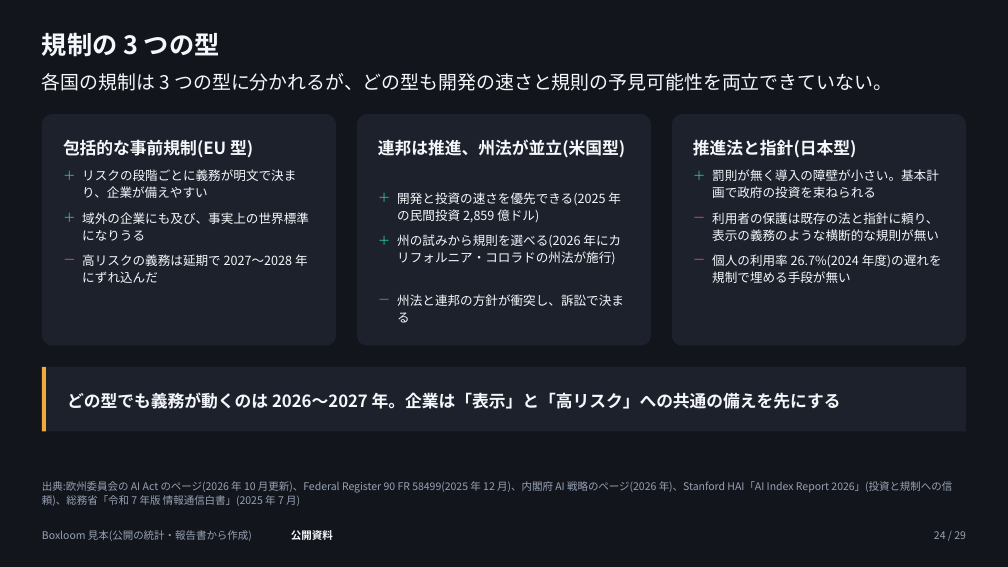
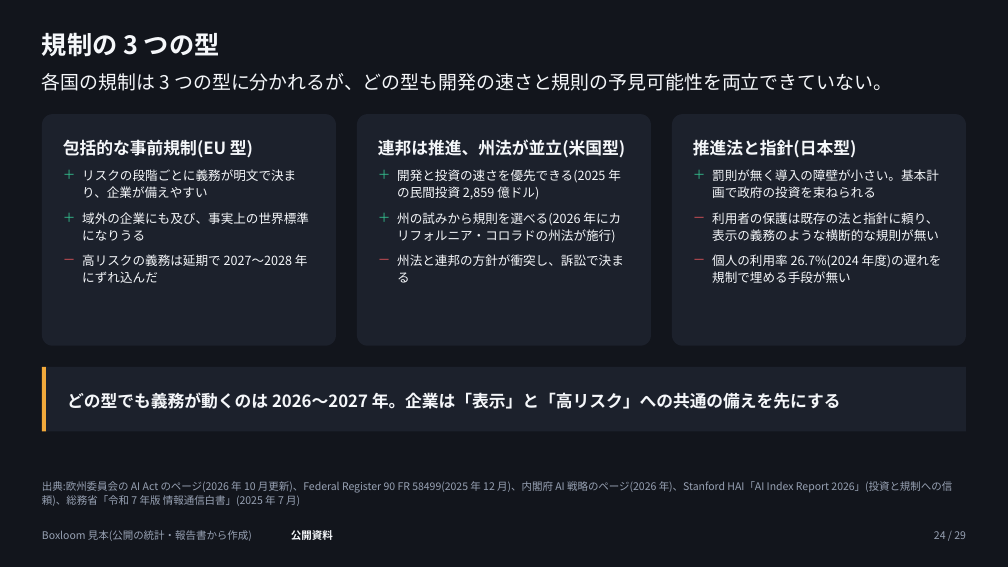
Before and after one commit to tjst-t/boxloom, a slide deck: slide 24 of boxloom/out/ai_society_dark.pptx. Drawn at 1008x567 pixels with LibreOffice and Linux fonts; fonts in the diff are those of the drawing. Boxes give left, top, right and bottom in pixels: in the first picture for what was removed or moved away, otherwise in the second. Text is boxed around its words. In the diff, an @@ line names an element or a change of style, - is before the commit and + after.

```diff
--- a/boxloom/out/ai_society_dark.pptx
+++ b/boxloom/out/ai_society_dark.pptx
@@ text in rounded rectangle at (63,139,309,283): text added @@
+包括的な事前規制(EU 型)
+＋ リスクの段階ごとに義務が明文で決まり、企業が備えやすい
+＋ 域外の企業にも及び、事実上の世界標準になりうる
+－ 高リスクの義務は延期で 2027〜2028 年にずれ込んだ
@@ text in rounded rectangle at (378,139,625,283): text added @@
+連邦は推進、州法が並立(米国型)
+＋ 開発と投資の速さを優先できる(2025 年の民間投資 2,859 億ドル)
+＋ 州の試みから規則を選べる(2026 年にカリフォルニア・コロラドの州法が施行)
+－ 州法と連邦の方針が衝突し、訴訟で決まる
@@ text in rounded rectangle at (693,139,942,283): text added @@
+推進法と指針(日本型)
+＋ 罰則が無く導入の障壁が小さい。基本計画で政府の投資を束ねられる
+－ 利用者の保護は既存の法と指針に頼り、表示の義務のような横断的な規則が無い
+－ 個人の利用率 26.7%(2024 年度)の遅れを規制で埋める手段が無い
@@ text removed at (82,169,296,198) @@
-＋ リスクの段階ごとに義務が明文で決まり、企業が備えやすい
@@ text removed at (712,169,939,198) @@
-＋ 罰則が無く導入の障壁が小さい。基本計画で政府の投資を束ねられる
@@ text removed at (397,192,621,222) @@
-＋ 開発と投資の速さを優先できる(2025 年の民間投資 2,859 億ドル)
@@ text removed at (82,212,309,241) @@
-＋ 域外の企業にも及び、事実上の世界標準になりうる
@@ text removed at (397,234,621,265) @@
-＋ 州の試みから規則を選べる(2026 年にカリフォルニア・コロラドの州法が施行)
@@ text removed at (712,212,939,241) @@
-－ 利用者の保護は既存の法と指針に頼り、表示の義務のような横断的な規則が無い
@@ text removed at (82,254,308,283) @@
-－ 高リスクの義務は延期で 2027〜2028 年にずれ込んだ
@@ text removed at (712,254,942,283) @@
-－ 個人の利用率 26.7%(2024 年度)の遅れを規制で埋める手段が無い
@@ text removed at (397,294,624,323) @@
-－ 州法と連邦の方針が衝突し、訴訟で決まる
@@ rectangle "どの型でも義務が動くのは 2026〜2027 年。企業は「表示」と「高リスク」への共通の備えを先にする": place and size @@
-rectangle "どの型でも義務が動くのは 2026〜2027 年。企業は「表示」と「高リスク」への共通の備えを先にする" at (67,392,841,409)
+rectangle "どの型でも義務が動くのは 2026〜2027 年。企業は「表示」と「高リスク」への共通の備えを先にする" at (46,367,966,432)
@@ rectangle "どの型でも義務が動くのは 2026〜2027 年。企業は「表示」と「高リスク」への共通の備えを先にする" at (46,367,966,432): fill none to #1C212C @@
```
Also in this commit, not shown: 12 other slides changed, 9 other files.
